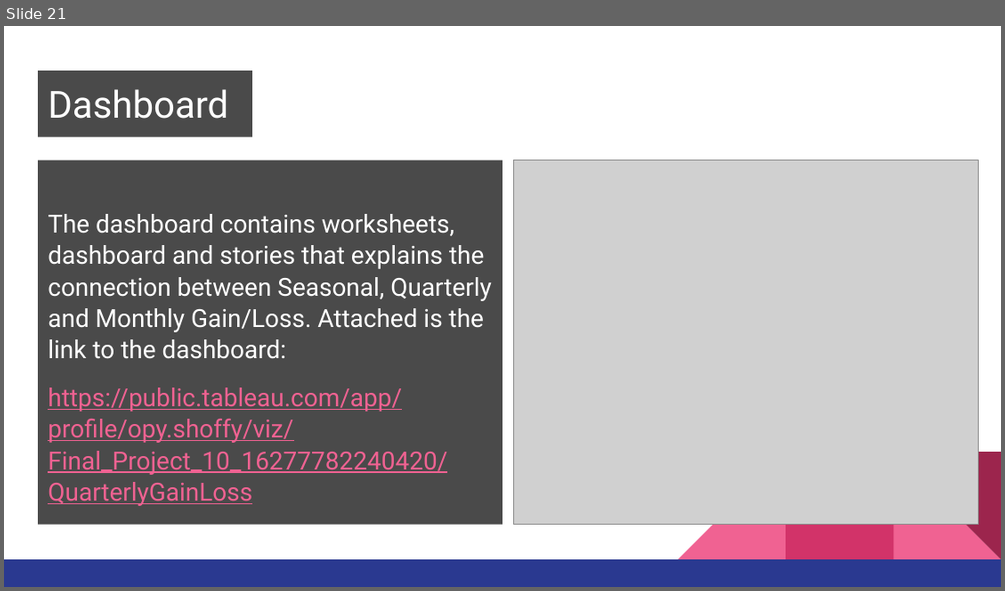
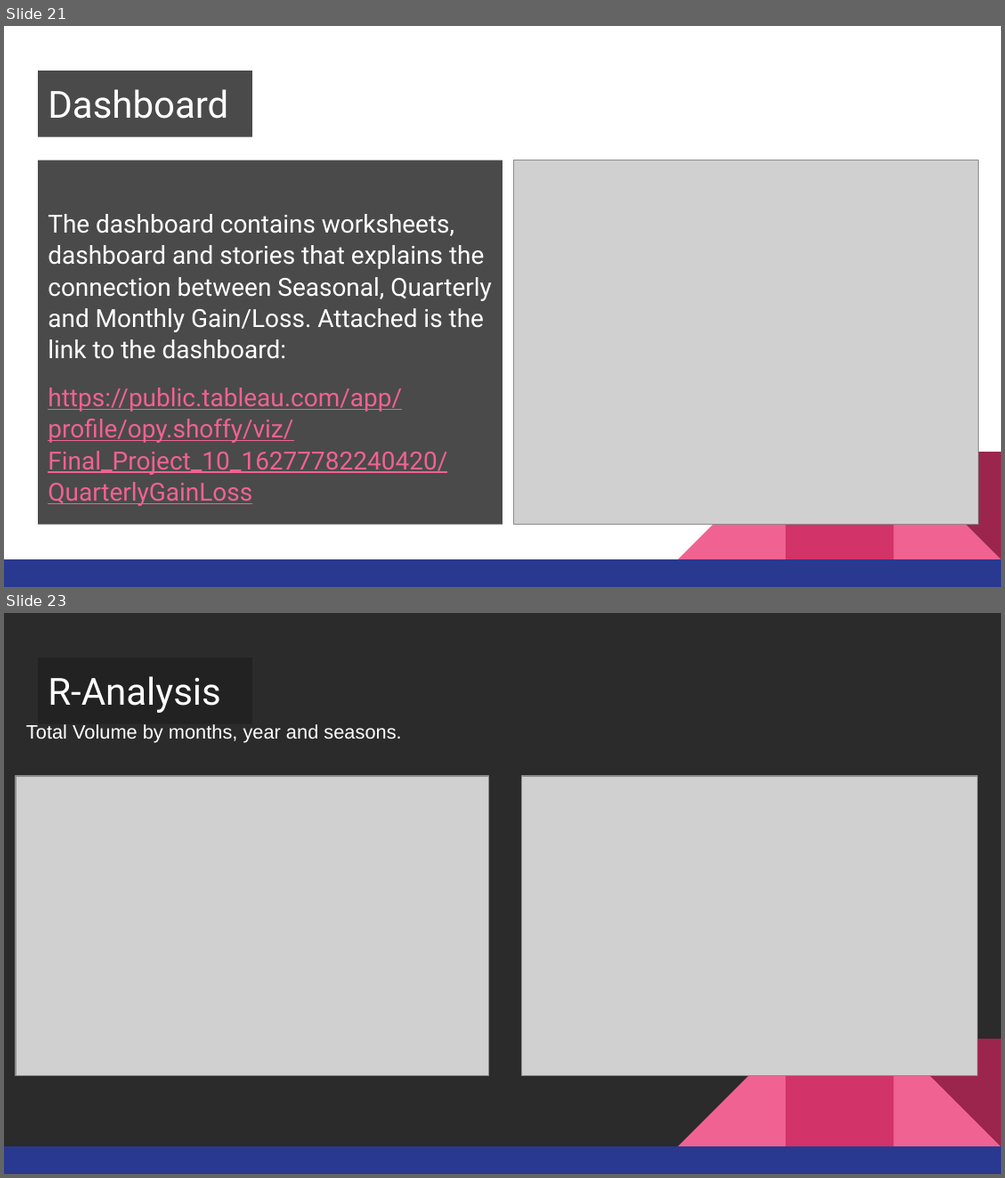
Before and after one commit to opeoje91/Final_Project_10_UTA, a slide deck: SEGMENT 2/Group 10 PowerPoint_Segment_2.pptx. Shown one above the other, each under a label of ours: slide 21 before the commit, slides 21 and 23 after it; the slides between them are not shown. The pictures are 1005x591 and 1005x1178 pixels, drawn with LibreOffice and Linux fonts; fonts in the diff are those of the drawing; grey boxes stand for pictures; background and template pictures are left out; a plain dark background stands for a picture behind light text. Boxes give left, top, right and bottom in pixels: in the first picture for what was removed or moved away, otherwise in the second. Text is boxed around its words. In the diff, an @@ line names an element or a change of style, - is before the commit and + after.

```diff
--- a/SEGMENT 2/Group 10 PowerPoint_Segment_2.pptx
+++ b/SEGMENT 2/Group 10 PowerPoint_Segment_2.pptx
@@ slide 23 added at (4,613,1001,1174), background picture (left out); not listed: 5 template elements that a slide beside it also shows @@
@@ title added at (38,657,252,723), fill #222222 at 81% opacity, 27 pt, text #FFFFFF @@
+R-Analysis
@@ text added at (26,724,401,743), 14 pt, text #FFFFFF @@
+Total Volume by months, year and seasons.
@@ picture added at (16,776,489,1075) @@
@@ picture added at (522,776,978,1075) @@
```
Also in this commit, not shown: 2 other slides added, 5 other files.
